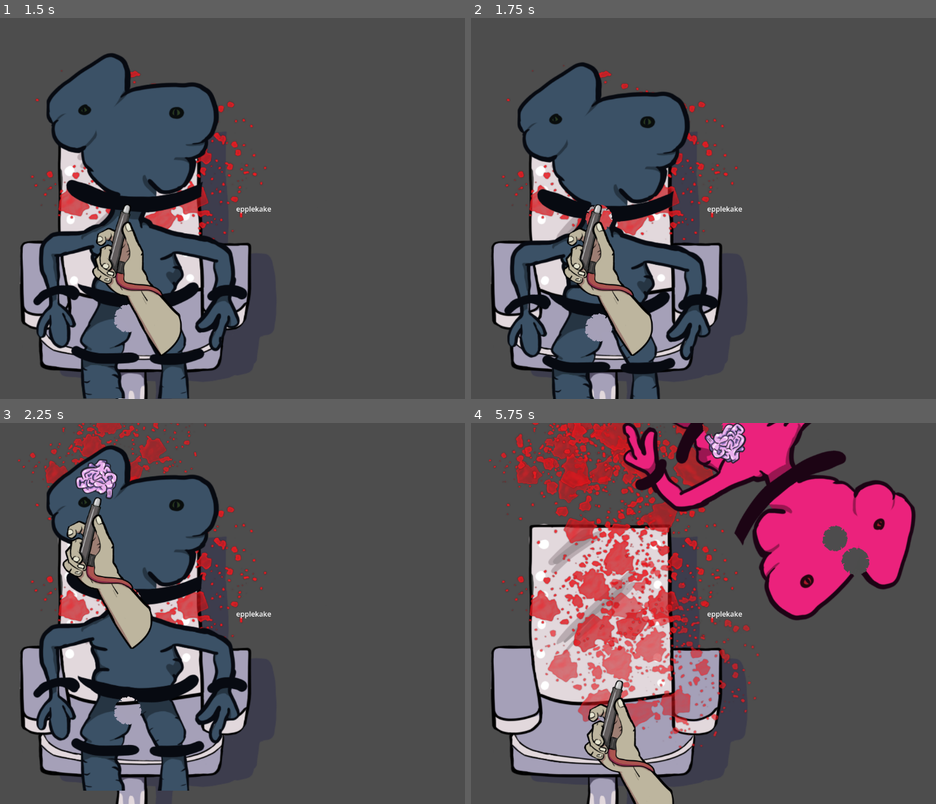
Above: before the commit, frames 1-4 (two rows, left to right).
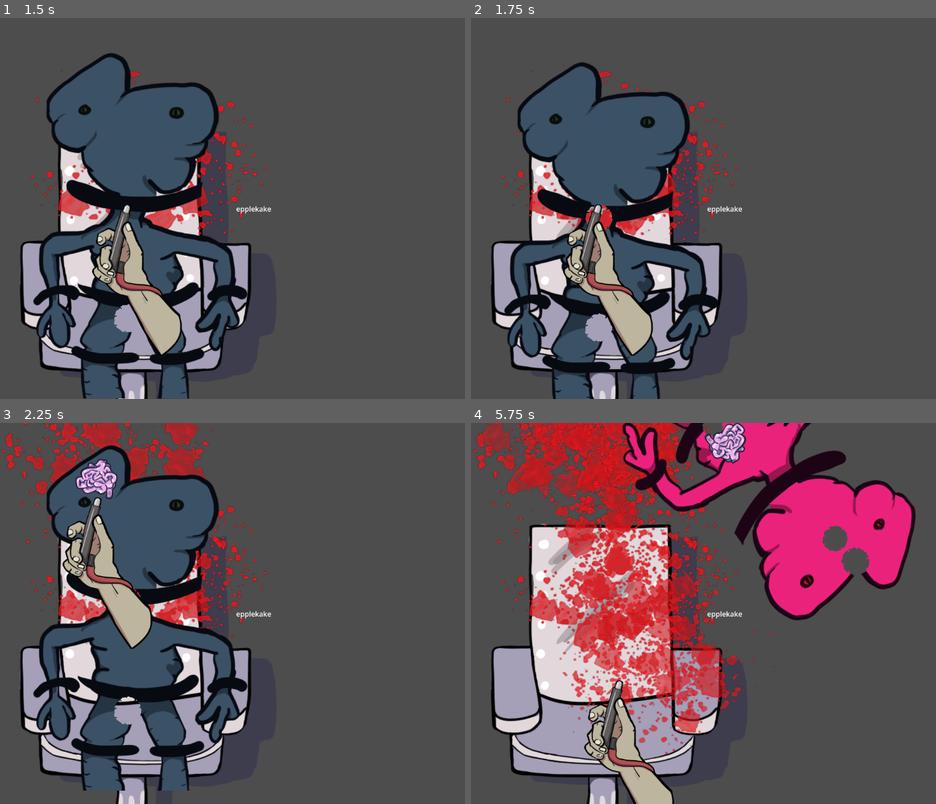
Above: after the commit, the same moments.

Repository: Slideshow776/Global-Game-Jam-2026
Game: Godot game, scene res://scenes/game.tscn
The game is run twice, just before and just after one commit, with the same random seed, the same clock (stepped at 60 frames per second) and the same inputs.
Inputs (mouse positions are in pixels of both pictures, inside the frame that each line leads up to):
- Up to frame 1 (1.5 s): tap Enter at 0.5, 0.6 s; move the mouse to (367, 189) at 0.52 s; click (367, 189) at 0.67 s; move the mouse to (125, 208) at 1.27 s; tap F at 1.35 s; click (125, 208) at 1.42 s
- Up to frame 2 (1.75 s): no input
- Up to frame 3 (2.25 s): tap Space at 2 s; move the mouse to (97, 503) at 2.02 s; tap Enter at 2.1 s; click (97, 503) at 2.17 s
- Up to frame 4 (5.75 s): move the mouse to (698, 689) at 2.77 s; tap F at 2.85, 4.35 s; click (698, 689) at 2.92 s; tap Enter at 3.5, 3.6, 5.1 s; move the mouse to (875, 670) at 3.52 s; click (875, 670) at 3.67 s; move the mouse to (596, 503) at 4.27 s; click (596, 503) at 4.42 s; tap Space at 5 s; move the mouse to (619, 685) at 5.02 s; click (619, 685) at 5.17 s

Frame 1 is identical in both runs. In frame 2, 0.5% of the frame differs, in the area x 9-53%, y 24-56%; in frame 3, 3.3%; in frame 4, 16%, in the area x 0-66%, y 0-87%.

Commit message:
Blood splatter now integrated with gunstuff

Diff:
--- a/scenes/bodypart.gd
+++ b/scenes/bodypart.gd
@@ -1,14 +1,21 @@
 extends Area2D
 
 # Called when the node enters the scene tree for the first time.
+var mouse_is_over = false
 func _ready() -> void:
+	GameState.gun_clicked.connect(check_mutant_hit)
 	pass # Replace with function body.
 
 # Called every frame. 'delta' is the elapsed time since the previous frame.
 func _process(delta: float) -> void:
 	pass
 
-func _input_event(viewport: Node, event: InputEvent, shape_idx: int):
-	if event is InputEventMouseButton && event.button_index == MOUSE_BUTTON_LEFT && event.pressed:
-			print(name)
-			GameState.mutant_hit.emit()
+func _mouse_enter() -> void:
+	mouse_is_over = true
+
+func _mouse_exit() -> void:
+	mouse_is_over = false
+
+func check_mutant_hit():
+	if mouse_is_over:
+		GameState.mutant_hit.emit()
